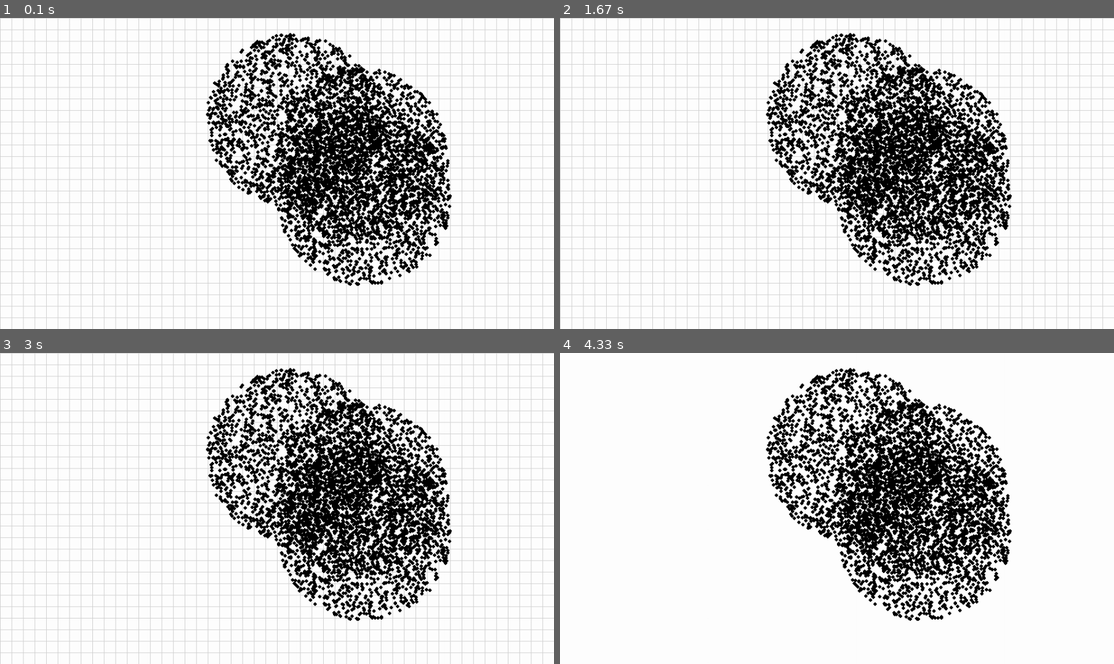
Above: before the commit, frames 1-4 (two rows, left to right).
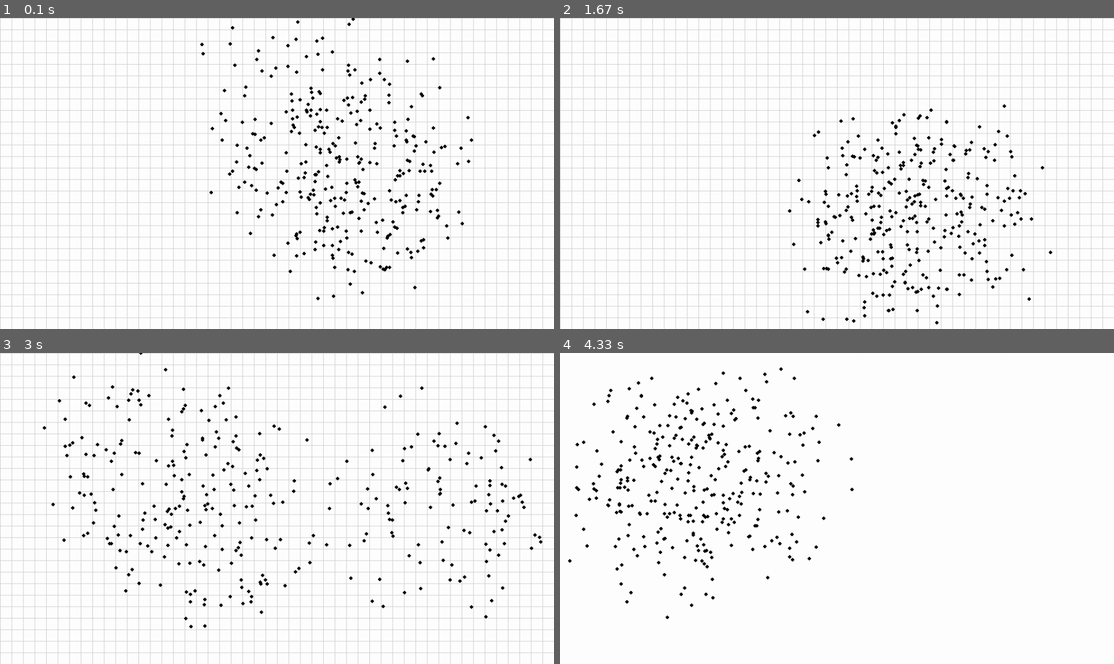
Above: after the commit, the same moments.

Repository: TaylorTurnerIT/Pygame---k-means-Visualizer
Game: pygame game, started from kmeans.py
Same seed, same stepped clock (60 frames per second), same inputs: the game is played once before the commit and once after it.
Inputs:
- Up to frame 1 (0.1 s): no input
- Up to frame 2 (1.67 s): tap 1 at 0.33, 0.67, 1.07, 1.37, 1.57 s
- Up to frame 3 (3 s): tap 1 at 1.9, 2.2, 2.4, 2.7, 2.97 s
- Up to frame 4 (4.33 s): tap 1 at 3.3, 3.6, 3.73, 4.13 s; tap G at 3.38 s

The runs differ from the first frame. In frame 1, 17% of the frame differs, in the area x 36-86%, y 0-91%; in frame 2, 18%; in frame 3, 19%; in frame 4, 19%, in the area x 1-82%, y 4-87%.

Commit message:
Added data regen. and draw method remover func.

Diff:
--- a/kmeans.py
+++ b/kmeans.py
@@ -38,15 +38,26 @@
 class DataCreator:
     def __init__(self):
         # GAME OBJECTS
-        self.dataCount = 5000 # number of data points to generate
+        self.dataCount = 250 # number of data points to generate
         self.dataList = [] # array to store all data points
+        self.generateAnomalies = True # generate data outside normal area
+        self.anomalyRatio = 0.3 # Default 10% of datacount will be anomalous
+        self.anomalyCount = int(self.dataCount*self.anomalyRatio)
         self.clusterCount = 3 # number of clusters to generate, also used to determine number of clusters for a k-means alg.
         self.clusterList = [] # Stores the cluster
         self.genRadius = 150 # Radius of the generation circle
         self.pointDrawRadius = 3 # Size of each data point (visual only)
         self.pointColor = "black" # Defaults color to black
+        self.drawLayer = 1
         self.generateClusters() # When the object is created, generate the clusters, then the data
         self.generateData()
+
+
+    def __del__(self):
+        for d in range(len(self.dataList)):
+            screen.removeDraw(self.dataList[d])
+        print("Data Deleted")
+
 
     # CLUSTER CREATION
         # This system will define a cluster's positioning by creating a circular area in which data can appear. The more clusters, the less data is in each.
@@ -76,13 +87,28 @@
             randCoordinate = pygame.Vector2(randx, randy)
             # This line appends the coordinate, radius, color, AND assigns each point to be neighbors with all others
             newPoint = Point(randCoordinate, self.pointDrawRadius, self.pointColor, self.dataList)
-            screen.addDraw(newPoint, cluster) # Draws each cluster on its own layer (this is not how it should work, only done this way for debugging)
+            screen.addDraw(newPoint, self.drawLayer)
             self.dataList.append(newPoint)
             # print(n)
+        if (self.generateAnomalies):
+            for a in range(self.anomalyCount):
+                cluster = a%self.clusterCount
+                origin = self.clusterList[cluster]
+                angle = random.uniform(0,1) * 2 * np.pi # Gets a random angle direction in a circular area
+
+                # This radius will purposefully create data much further away from the center than normal to create some erroneous data
+                radius = self.genRadius * np.sqrt(random.uniform(1,2))
+                randx = radius * np.cos(angle)+origin.x # origin offsets the generation origin
+                randy = radius * np.sin(angle)+origin.y
+                randCoordinate = pygame.Vector2(randx, randy)
+                newPoint = Point(randCoordinate, self.pointDrawRadius, self.pointColor, self.dataList)
+                screen.addDraw(newPoint, self.drawLayer)
+                self.dataList.append(newPoint)
 
         # DEBUG PERFORMANCE
         endTime = time.time()
-        print("Generation Time: ")
+        print("Data Generated")
+        print("\tGeneration Time: ")
         print(endTime-startTime)
 
 Data = DataCreator()
@@ -98,6 +124,10 @@
                 exit = True
             if event.key == pygame.K_g:
                 screen.toggleGrid()
+            if event.key == pygame.K_1:
+                if(Data): # checks if Data exists
+                    del Data # Clear previous dataset
+                    Data=DataCreator() # Regenerate data
     screen.draw()
 
 # QUIT
--- a/screen.py
+++ b/screen.py
@@ -41,6 +41,12 @@
         # TODO: Measure performance impact of sorting every time a new draw is added
         self.drawMethods = self.sort(self.drawMethods)
 
+    def removeDraw(self, removalObj):
+        for node in self.drawMethods:
+            if node.obj == removalObj:
+                self.drawMethods.remove(node)
+
+
     # Externally accessible caption update
     def updateCaption(self, newCaption):
         self.captionText = newCaption
@@ -49,7 +55,7 @@
     # Sorts the draw array by layer
     def sort(self, unsortedArray):
         array = unsortedArray
-        if(array[len(array)-1] > array[len(array)-2]):
+        if(array[len(array)-1] > array[len(array)-2]): # Checks if the array is sorted by comparing the last element with the second-last element. Imperfect but generally functional.
             i = 1
             while (i < len(array)):
                 j = i
